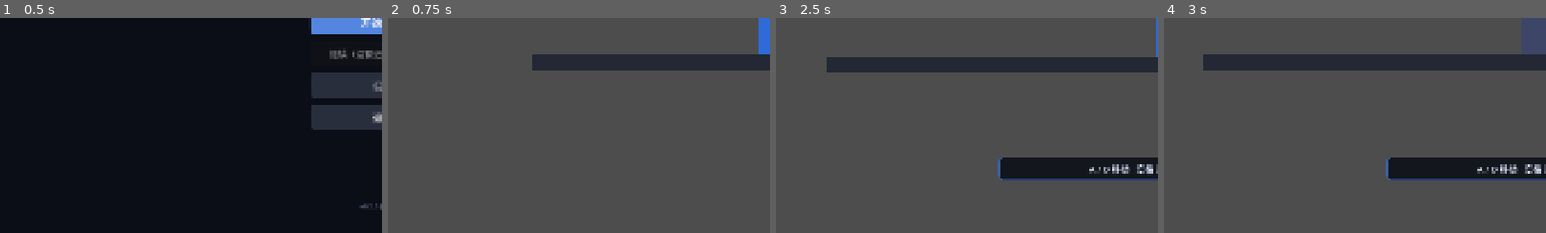
Above: before the commit, frames 1-4 (left to right).
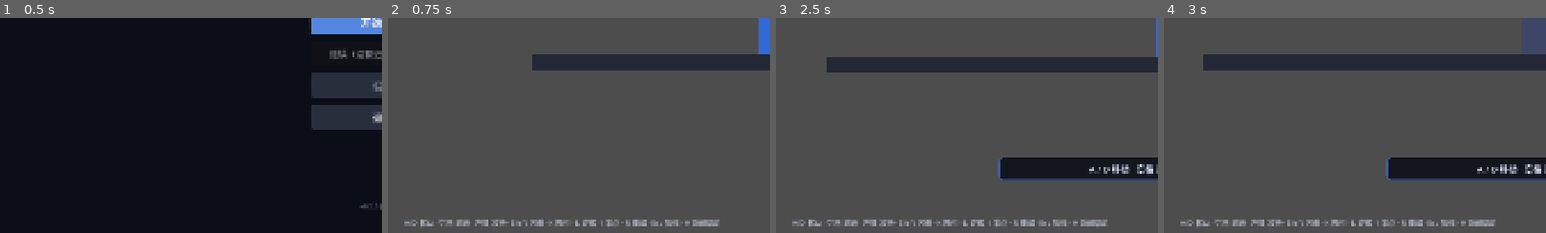
Above: after the commit, the same moments.

Repository: e-fity/self-development-salvation
Game: Godot game, scene res://scenes/ui/title.tscn
Same seed, same stepped clock (60 frames per second), same inputs: the game is played once before the commit and once after it.
Inputs (mouse positions are % of the whole screen's width and height, from its top left):
- Up to frame 1 (0.5 s): no input
- Up to frame 2 (0.75 s): click "开始游戏" at 0.5 s
- Up to frame 3 (2.5 s): tap Enter (ui_accept) at 1.25 s; move the mouse to (72, 45) at 1.27 s; hold D (move_right) from 1.28 s (still down); tap H at 1.35, 2.3 s; tap Space (jump) at 1.52, 2.27 s; move the mouse to (30, 55) at 2.02 s; click (30, 55) at 2.1 s
- Up to frame 4 (3 s): move the mouse to (60, 28) at 2.77 s; release D (move_right) at 2.78 s; hold A (move_left) from 2.78 s (still down); tap Shift (dodge) at 2.85 s
The pictures show only the part of the screen within x 0-50%, y 50-100%; the shares and areas given below are measured in that part.

Frame 1 is identical in both runs. In frame 2, 1.7% of the frame differs, in the area x 4-87%, y 93-97%; in frame 3, 1.7%; in frame 4, 1.7%.

Commit message:
feat(ui): HUD 常驻操作提示，教学淡出后仍可查键位（R14）

Diff:
--- a/game/scenes/ui/hud.gd
+++ b/game/scenes/ui/hud.gd
@@ -15,8 +15,14 @@
 var _boss_label: Label
 var _victory: Label
 var _combo_label: Label
+var _controls: Label
 var _boss_seen := false
 var _victory_time := 0.0
+
+const CONTROLS_TEXT := (
+	"A/D 移动 · 空格 跳跃 · 左键 攻击 · Shift 闪避 · "
+	+ "K 橙闪 · L 逆鳞 · I 零点 · R 重试 · Esc 暂停 · H 隐藏帮助"
+)
 
 
 func _ready() -> void:
@@ -105,6 +111,21 @@
 	_combo_label.visible = false
 	add_child(_combo_label)
 
+	# 左下角常驻操作提示：教学 3 秒就淡出，忘了按键时按 H 还能找回来
+	_controls = Label.new()
+	_controls.position = Vector2(40, 1040)
+	_controls.size = Vector2(1500, 30)
+	_controls.text = CONTROLS_TEXT
+	_controls.add_theme_font_size_override("font_size", 18)
+	_controls.add_theme_color_override("font_color", Color(0.78, 0.82, 0.9, 0.75))
+	add_child(_controls)
+
+
+func _unhandled_input(event: InputEvent) -> void:
+	if event is InputEventKey and event.pressed and not event.echo and event.keycode == KEY_H:
+		_controls.visible = not _controls.visible
+		get_viewport().set_input_as_handled()
+
 
 func _process(delta: float) -> void:
 	if is_instance_valid(_player):
--- a/game/tests/smoke_test.gd
+++ b/game/tests/smoke_test.gd
@@ -496,6 +496,14 @@
 				"继续时玩家落在第二个检查点（x 实际 %.0f）" % player.global_position.x)
 	_check_eq(int(scene.get("_taken")), 2, "继续后检查点计数为 2")
 	_check_eq(Save.pending_checkpoint, -1, "跳转意图用后清空")
+
+	# HUD 左下角常驻操作提示：教学淡出后还能查键位（H 可隐藏）
+	var hud := scene.get_node_or_null("HUD")
+	_check(hud != null, "关卡里有 HUD")
+	if hud != null:
+		var controls: Label = hud.get("_controls")
+		_check(controls != null and controls.text.contains("Shift 闪避"), "HUD 常驻提示含闪避键")
+		_check(controls != null and controls.visible, "HUD 常驻提示默认可见")
 
 	scene.queue_free()
 	await get_tree().process_frame
Not shown, added: game/autoload/debug_tools.gd.uid
Not shown, added: game/tests/auto_accept.gd.uid
Not shown, changed: docs/代码审查报告.md
Not shown, changed: docs/代码规约.md
Not shown, changed: docs/工程规范.md
Not shown, changed: docs/架构与逻辑说明.md
Not shown, changed: docs/迭代计划.md
Not shown, changed: docs/验收清单.md
